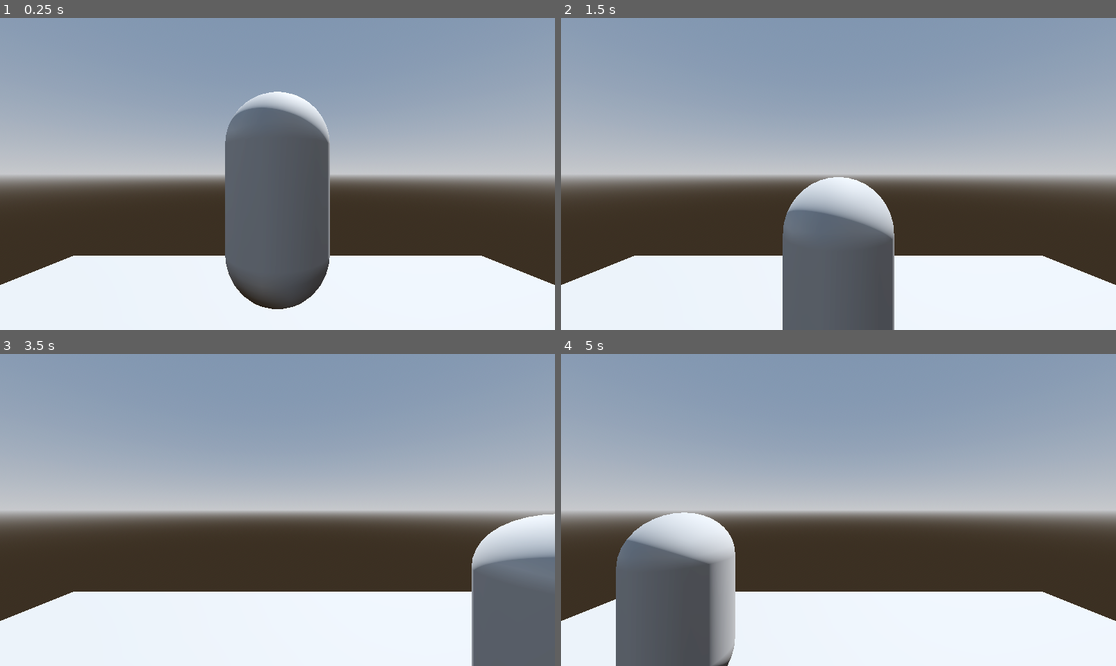
Above: before the commit, frames 1-4 (two rows, left to right).
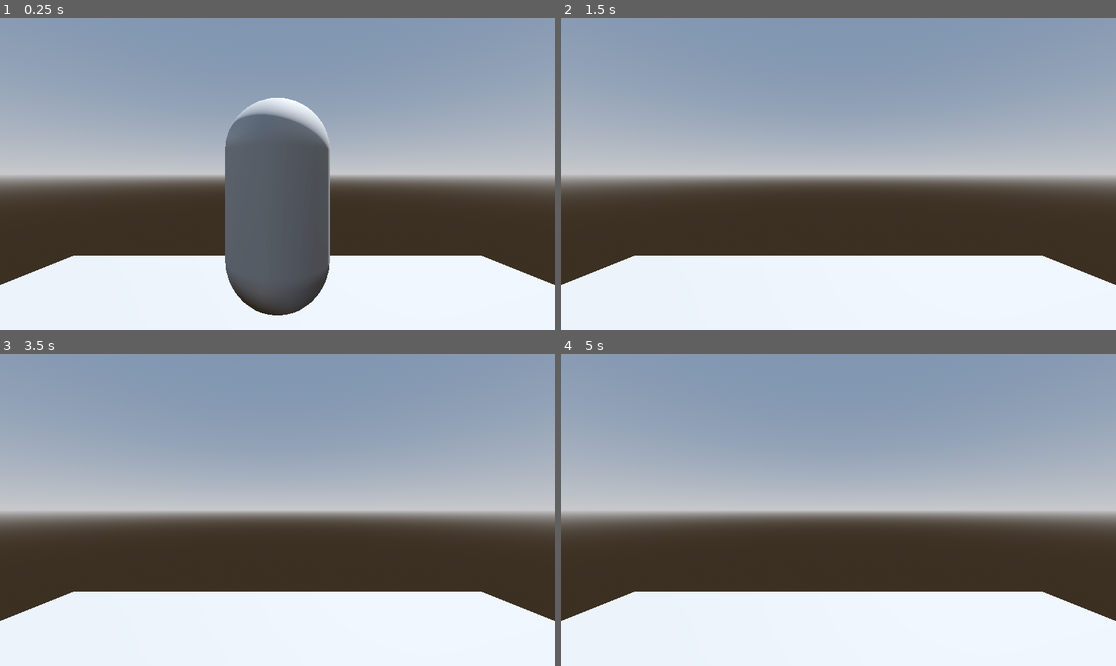
Above: after the commit, the same moments.

Repository: DukeTresnor/3D_Plat
Game: Godot game, scene res://scenes/level_test.tscn
Same seed, same stepped clock (60 frames per second), same inputs: the game is played once before the commit and once after it.
Inputs:
- Up to frame 1 (0.25 s): no input
- Up to frame 2 (1.5 s): hold D (move_right) 0.53-1.28 s; tap C (attack) at 0.6, 1.35 s; tap Space (jump) at 0.77 s; hold S (move_down) from 1.28 s (still down)
- Up to frame 3 (3.5 s): tap Space (jump) at 1.52, 3.02 s; release S (move_down) at 2.03 s; hold D (move_right) 2.03-2.78 s; tap C (attack) at 2.1, 2.85 s; hold W (move_up) from 2.78 s (still down)
- Up to frame 4 (5 s): release W (move_up) at 3.53 s; hold A (move_left) from 3.53 s (still down); tap C (attack) at 3.6, 4.35 s; tap Space (jump) at 3.77, 4.52 s

The runs differ from the first frame. In frame 1, 1.6% of the frame differs, in the area x 40-60%, y 23-96%; in frame 2, 9.1%; in frame 3, 6.8%; in frame 4, 9.8%, in the area x 9-32%, y 50-100%.

Commit message:
Adding skid state, not sure of dampening implementation or skid state

Diff:
--- a/scenes/player.tscn
+++ b/scenes/player.tscn
@@ -13,7 +13,6 @@
 
 [node name="Player" type="RigidBody3D"]
 lock_rotation = true
-linear_damp = 3.0
 script = ExtResource("1_3bvgj")
 
 [node name="MeshInstance3D" type="MeshInstance3D" parent="."]
@@ -34,3 +33,5 @@
 
 [node name="Move" type="Node3D" parent="StateMachine"]
 script = ExtResource("5_7o6k5")
+
+[node name="Skid (might not be necessary)" type="Node3D" parent="StateMachine"]
--- a/scripts/states/Move.gd
+++ b/scripts/states/Move.gd
@@ -1,6 +1,12 @@
 extends State
 
+const movement_dampener: float = 0.8
+
+
 var movement_vector: Vector3
+
+
+
 
 func enter(_msg := {}) -> void:
 
@@ -46,7 +52,7 @@
 	#   not sure if this works, Damp effect from inspector is unknown...
 	#movement_vector = Vector3.ZERO
 	print("Move: movement_vector: " + str(movement_vector))
-	movement_vector *= 0.9
+
 
 	# Replace with 3D logic for detecting transition to falling state
 	#if not owner.is_on_floor():
@@ -71,6 +77,13 @@
 	if Input.is_action_pressed("move_right"):
 		state_machine.transition_to("Move", {move_type = "move_right"})
 
+	if not Input.is_action_pressed("move_up") and not Input.is_action_pressed("move_down") and not Input.is_action_pressed("move_left") and not Input.is_action_pressed("move_right"):
+		print("Move: not holding button")
+		# When you are not holding in a direction, reduce the force applied to the
+		#   player over time
+		# Not sure of this implementation
+		movement_vector *= movement_dampener
+
 
 	if Input.is_action_just_pressed("attack"):
 		state_machine.transition_to("Attack")
--- /dev/null
+++ b/scripts/states/Skid.gd
@@ -0,0 +1,33 @@
+extends State
+
+# This might not be necessary
+
+
+# Virtual function. Receives events from the
+#  `_unhandled_input()` callback.
+# _unhandled_input() is a func in the state
+#   machine script
+func handle_input(_event: InputEvent) -> void:
+	pass
+
+# Virtual function. Corresponts to the _process()
+#   callback within the state machine script
+func update(_delta: float) -> void:
+	pass
+
+# Virtual function. Corresponds to the
+#   `_physics_process()` callback in the
+#   state machine script
+func physics_update(_delta: float) -> void:
+	pass
+
+# Virtual function. Called by the state machine upon changing the active state. The `msg` parameter
+# is a dictionary with arbitrary data the state can use to initialize itself.
+#   the functions that extend this need to have some sort of constructions?
+func enter(_msg := {}) -> void:
+	pass
+
+# Virtual function. Called by the state machine before changing the active state. Use this function
+# to clean up the state.
+func exit() -> void:
+	pass
